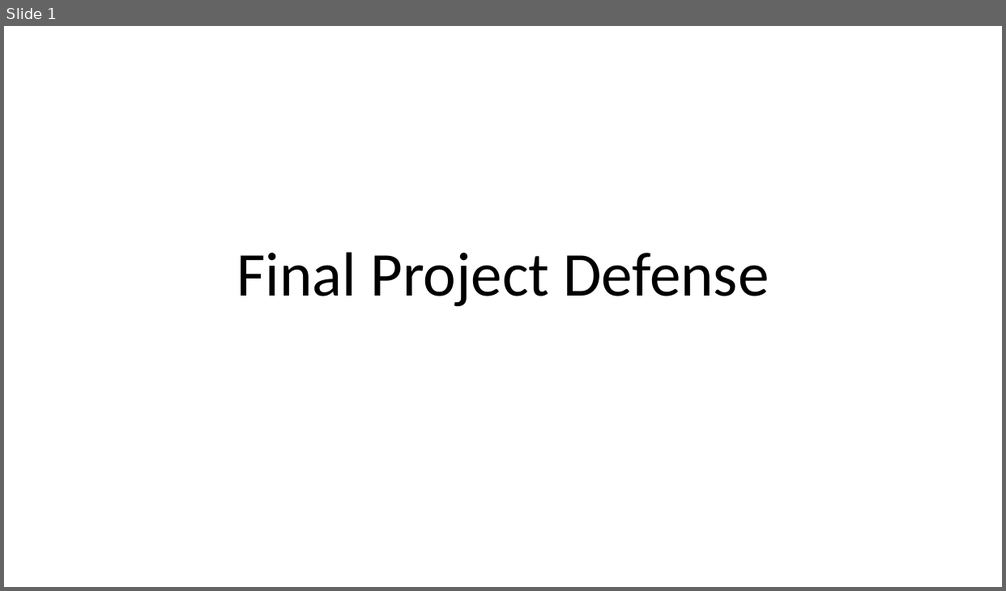
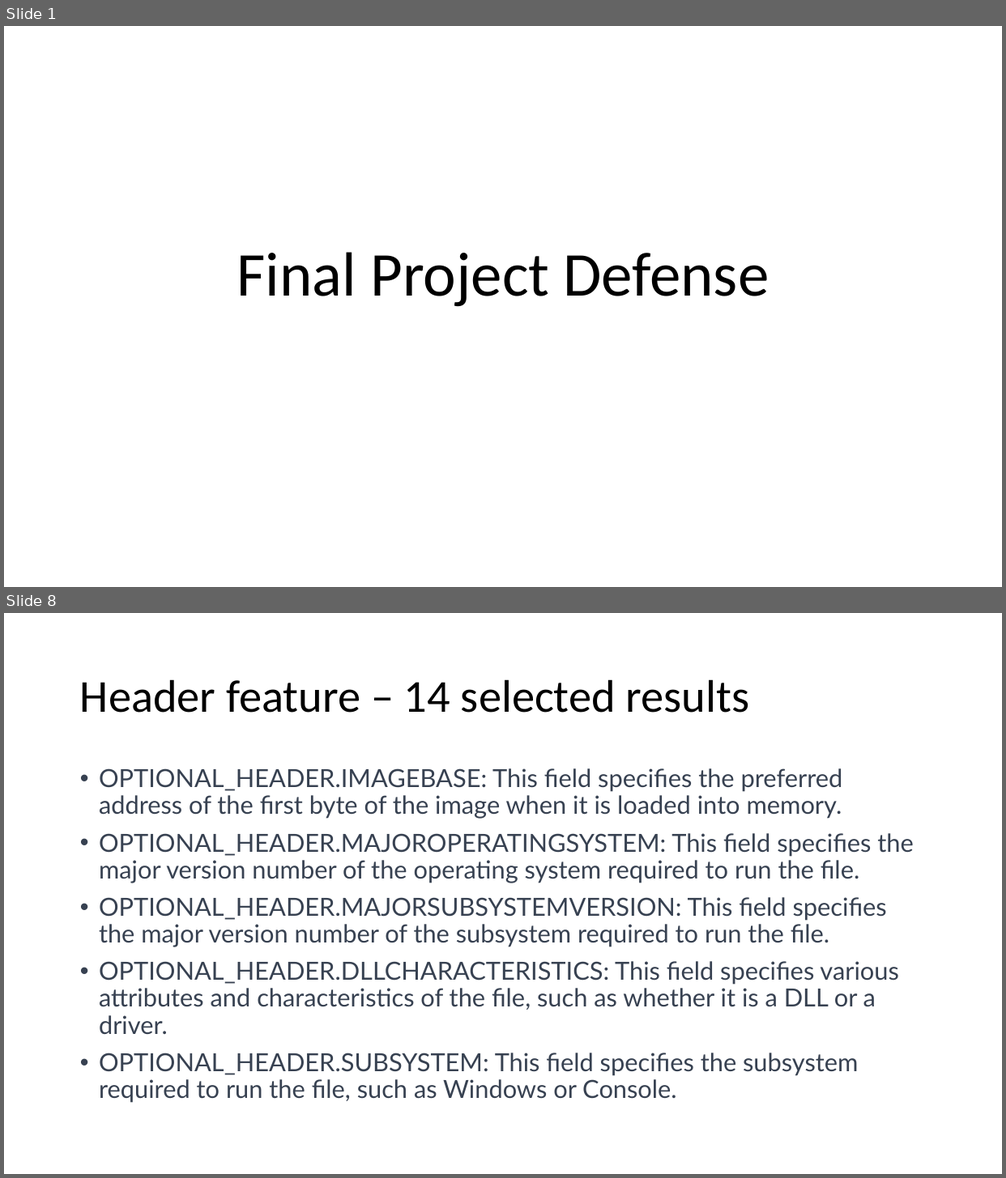
Before and after one commit to jgmuir/CSCE689_Team, a slide deck: defender/DefenderSlides.pptx. Shown one above the other, each under a label of ours: slide 1 before the commit, slides 1 and 8 after it; the slides between them are not shown. The pictures are 1006x591 and 1006x1178 pixels, drawn with LibreOffice and Linux fonts; fonts in the diff are those of the drawing. Boxes give left, top, right and bottom in pixels: in the first picture for what was removed or moved away, otherwise in the second. Text is boxed around its words. In the diff, an @@ line names an element or a change of style, - is before the commit and + after.

```diff
--- a/defender/DefenderSlides.pptx
+++ b/defender/DefenderSlides.pptx
@@ slide 8 added at (4, 613, 1002, 1174), background #FFFFFF @@
@@ title added at (80, 679, 750, 713), 44 pt, text #000000 @@
+Header feature – 14 selected results
@@ text added at (99, 769, 913, 1103), 24 pt, text #374151 @@
+• OPTIONAL_HEADER.IMAGEBASE: This field specifies the preferred address of the first byte of the image when it is loaded into memory.
+• OPTIONAL_HEADER.MAJOROPERATINGSYSTEM: This field specifies the major version number of the operating system required to run the file.
+• OPTIONAL_HEADER.MAJORSUBSYSTEMVERSION: This field specifies the major version number of the subsystem required to run the file.
+• OPTIONAL_HEADER.DLLCHARACTERISTICS: This field specifies various attributes and characteristics of the file, such as whether it is a DLL or a driver.
+• OPTIONAL_HEADER.SUBSYSTEM: This field specifies the subsystem required to run the file, such as Windows or Console.
```
Also in this commit, not shown: 2 slides changed, 11 other slides added, 31 slides removed, 1 other file.
